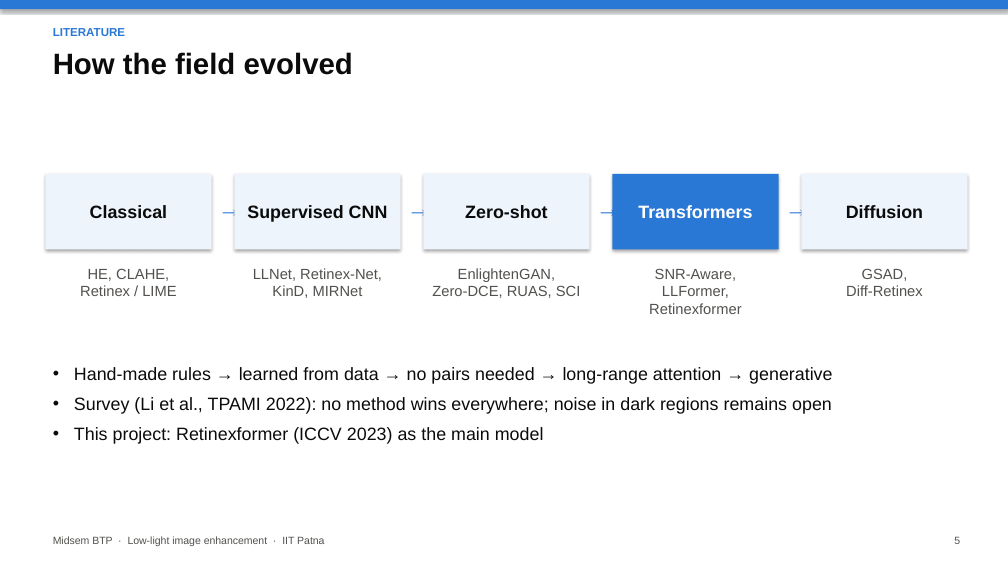
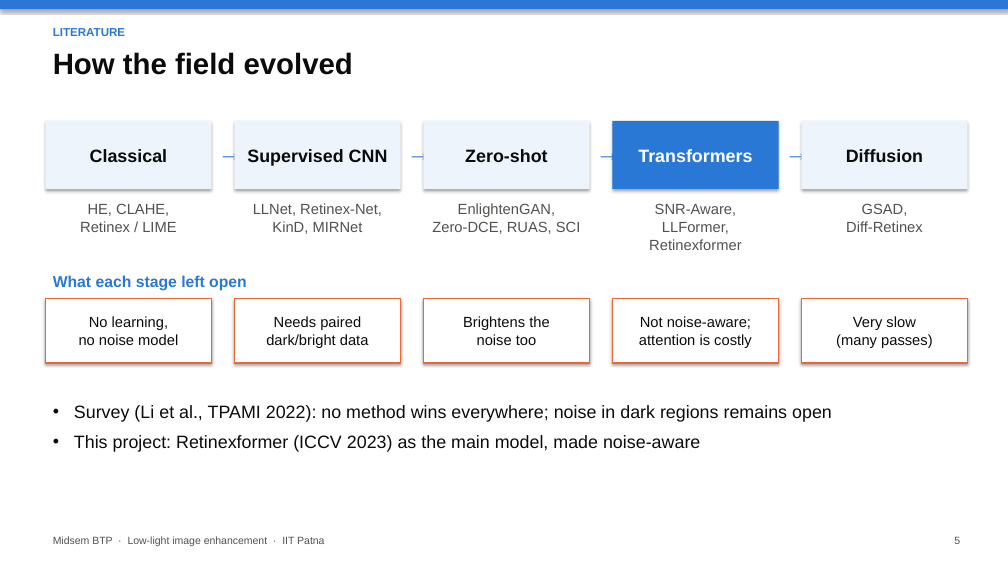
Before and after one commit to Crazycraftie/low-light-enhancement-btp, a slide deck: slide 5 of presentation/midsem.pptx. Drawn at 1008x567 pixels with LibreOffice and Linux fonts; fonts in the diff are those of the drawing. Boxes give left, top, right and bottom in pixels: in the first picture for what was removed or moved away, otherwise in the second. Text is boxed around its words. In the diff, an @@ line names an element or a change of style, - is before the commit and + after.

```diff
--- a/presentation/midsem.pptx
+++ b/presentation/midsem.pptx
@@ text "Classical": place and size @@
-text "Classical" at box(90, 205, 167, 218)
+text "Classical" at box(90, 149, 167, 162)
@@ rectangle: place and size @@
-rectangle at box(45, 174, 212, 250)
+rectangle at box(45, 121, 212, 189)
@@ text "Supervised CNN": place and size @@
-text "Supervised CNN" at box(247, 205, 388, 222)
+text "Supervised CNN" at box(247, 149, 388, 166)
@@ rectangle: place and size @@
-rectangle at box(234, 174, 401, 250)
+rectangle at box(234, 121, 401, 189)
@@ text "Zero-shot": place and size @@
-text "Zero-shot" at box(465, 205, 547, 218)
+text "Zero-shot" at box(465, 149, 547, 162)
@@ rectangle: place and size @@
-rectangle at box(423, 174, 590, 250)
+rectangle at box(423, 121, 590, 189)
@@ text "Transformers": place and size @@
-text "Transformers" at box(638, 205, 752, 218)
+text "Transformers" at box(638, 149, 752, 162)
@@ rectangle: place and size @@
-rectangle at box(613, 174, 779, 250)
+rectangle at box(613, 121, 779, 189)
@@ 4 texts: place and size @@
-4 texts at box(210, 189, 804, 234)
+4 texts at box(210, 132, 804, 178)
@@ text "Diffusion": place and size @@
-text "Diffusion" at box(846, 205, 923, 218)
+text "Diffusion" at box(846, 149, 923, 162)
@@ rectangle: place and size @@
-rectangle at box(802, 174, 968, 250)
+rectangle at box(802, 121, 968, 189)
@@ text "HE, CLAHE,": place and size @@
-text "HE, CLAHE," at box(80, 268, 176, 296)
+text "HE, CLAHE," at box(80, 203, 176, 232)
@@ text "LLNet, Retinex-Net,": place and size @@
-text "LLNet, Retinex-Net," at box(253, 268, 382, 298)
+text "LLNet, Retinex-Net," at box(253, 203, 382, 234)
@@ text "EnlightenGAN,": place and size @@
-text "EnlightenGAN," at box(432, 268, 581, 298)
+text "EnlightenGAN," at box(432, 203, 581, 234)
@@ text "SNR-Aware, LLFormer,": place and size @@
-text "SNR-Aware, LLFormer," at box(649, 268, 741, 314)
+text "SNR-Aware, LLFormer," at box(649, 203, 741, 250)
@@ text "GSAD,": place and size @@
-text "GSAD," at box(846, 268, 923, 296)
+text "GSAD," at box(846, 203, 923, 232)
@@ rectangle added at box(45, 299, 212, 363), fill #FFFFFF, outline #EB6834 1.25 pt @@
@@ text added at box(53, 275, 247, 291), 15 pt, text #2A78D6, bold @@
+What each stage left open
@@ rectangle added at box(234, 299, 401, 363), fill #FFFFFF, outline #EB6834 1.25 pt @@
@@ rectangle added at box(423, 299, 590, 363), fill #FFFFFF, outline #EB6834 1.25 pt @@
@@ rectangle added at box(613, 299, 779, 363), fill #FFFFFF, outline #EB6834 1.25 pt @@
@@ rectangle added at box(802, 299, 968, 363), fill #FFFFFF, outline #EB6834 1.25 pt @@
@@ text added at box(79, 316, 178, 345), 14 pt, text #0B0B0B @@
+No learning,
+no noise model
@@ text added at box(266, 316, 369, 348), 14 pt, text #0B0B0B @@
+Needs paired
+dark/bright data
@@ text added at box(463, 316, 549, 345), 14 pt, text #0B0B0B @@
+Brightens the
+noise too
@@ text added at box(639, 316, 752, 348), 14 pt, text #0B0B0B @@
+Not noise-aware;
+attention is costly
@@ text added at box(836, 316, 933, 348), 14 pt, text #0B0B0B @@
+Very slow
+(many passes)
@@ text at box(74, 367, 832, 384): paragraph removed @@
-• Hand-made rules → learned from data → no pairs needed → long-range attention → generative
@@ text "Survey (Li et al., TPAMI ...": place and size @@
-text "Survey (Li et al., TPAMI ..." at box(74, 367, 832, 444)
+text "Survey (Li et al., TPAMI ..." at box(74, 405, 832, 452)
@@ text at box(74, 435, 700, 452): text changed @@
-• This project: Retinexformer (ICCV 2023) as the main model
+• This project: Retinexformer (ICCV 2023) as the main model, made noise-aware
```
Also in this commit, not shown: 9 other slides changed, 4 other files.
